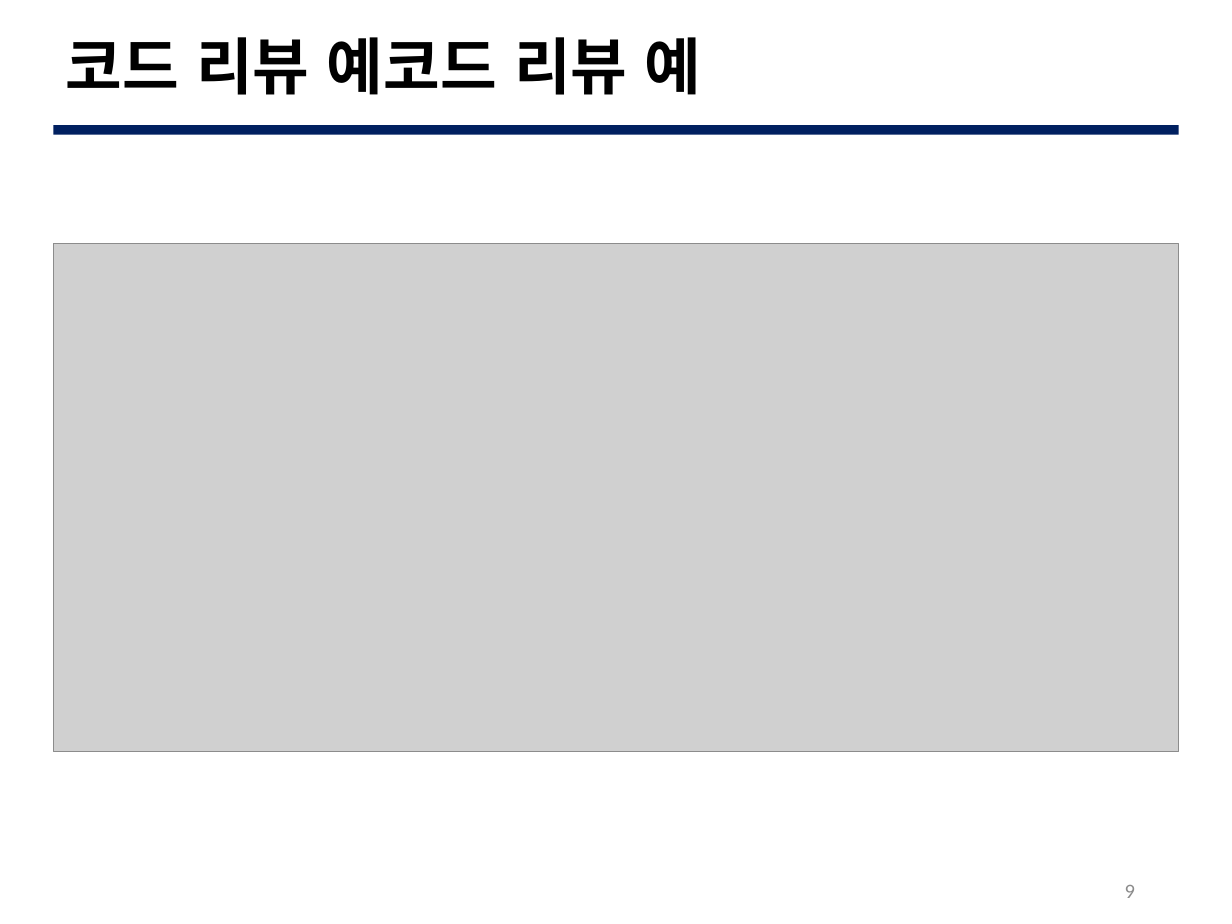
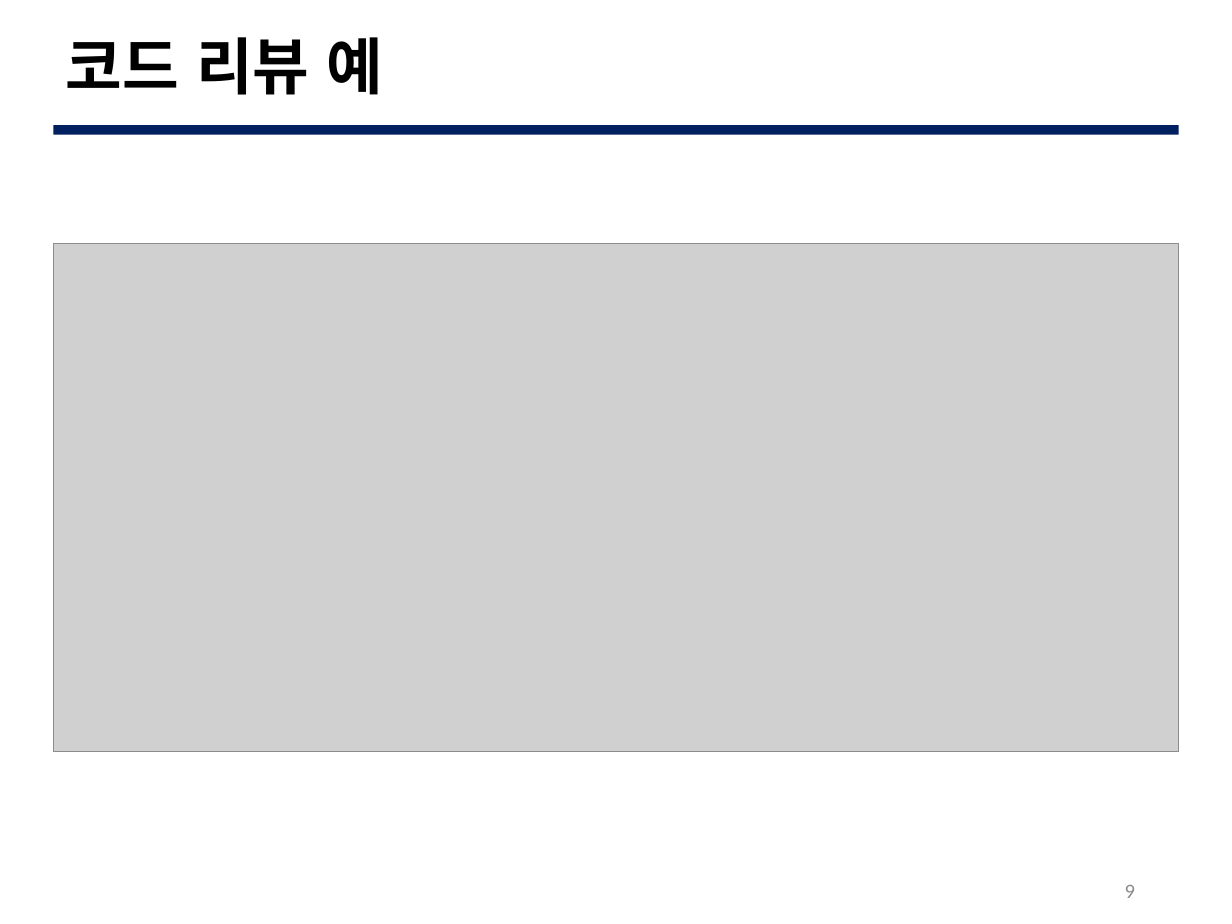
Before and after one commit to JBNU-JEduTools/osscourse, a slide deck: slide 9 of Slides/12. 코드 리뷰.pptx. Drawn at 1232x924 pixels with LibreOffice and Linux fonts; fonts in the diff are those of the drawing; grey boxes stand for pictures; background and template pictures are left out. Boxes give left, top, right and bottom in pixels: in the first picture for what was removed or moved away, otherwise in the second. Text is boxed around its words. In the diff, an @@ line names an element or a change of style, - is before the commit and + after.

```diff
--- a/Slides/12. 코드 리뷰.pptx
+++ b/Slides/12. 코드 리뷰.pptx
@@ title at [66, 37, 384, 95]: text changed @@
-코드 리뷰 예코드 리뷰 예
+코드 리뷰 예
```
Also in this commit, not shown: 5 other files.
